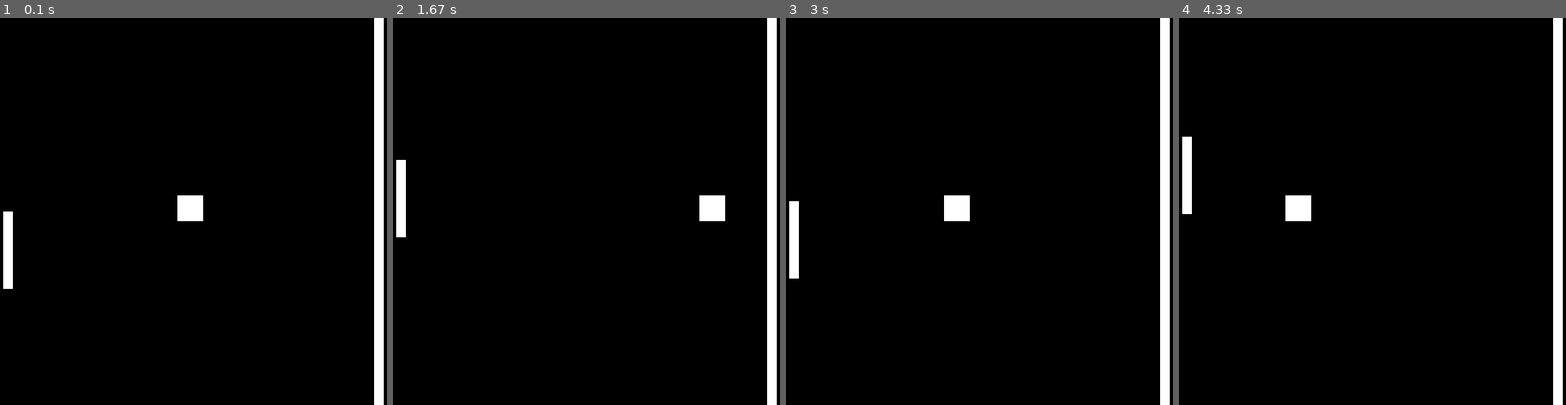
Above: before the commit, frames 1-4 (left to right).
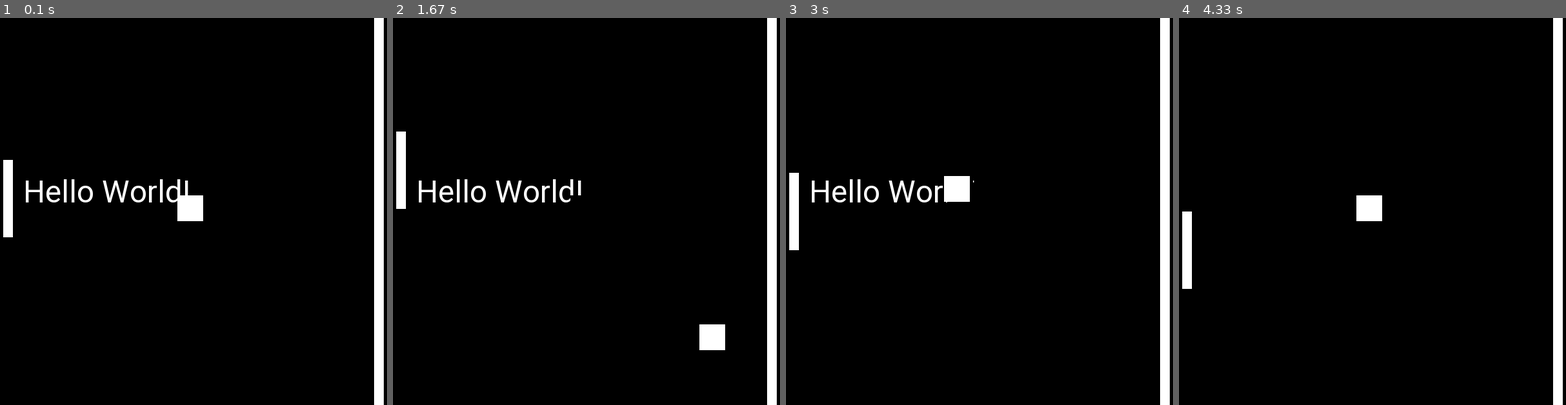
Above: after the commit, the same moments.

Repository: fenwaypowers/pyng-pong-in-pygame-
Game: pygame game, started from pyng v1.py
Same seed, same stepped clock (60 frames per second), same inputs: the game is played once before the commit and once after it.
Inputs:
- Up to frame 1 (0.1 s): no input
- Up to frame 2 (1.67 s): hold Down 0.83-1.3 s; hold Up from 1.33 s (still down)
- Up to frame 3 (3 s): release Up at 1.7 s; hold Down 1.73-2.1 s; hold Up 2.13-2.43 s; hold Down 2.47-2.77 s; hold Up from 2.8 s (still down)
- Up to frame 4 (4.33 s): release Up at 3.17 s; hold Down 3.2-3.57 s; hold Up 3.6-3.9 s

The runs differ from the first frame. In frame 1, 1.5% of the frame differs, in the area x 0-49%, y 36-70%; in frame 2, 2.1%, in the area x 0-86%, y 29-86%; in frame 3, 1.7%; in frame 4, 1.9%.

Commit message:
Update pyng v1.py

Diff:
--- a/pyng v1.py
+++ b/pyng v1.py
@@ -1,4 +1,6 @@
 import pygame, random, time
+import pygame.freetype
+
 pygame.init()
 width = 600
 height = 600
@@ -13,12 +15,21 @@
 key_input = pygame.key.get_pressed()
 clock = pygame.time.Clock()
 ball = pygame.draw.rect(screen, white, ((275,275),(40,40)))
-leftp = pygame.draw.rect(screen, white, ((5,300),(15,120)))
+leftp = pygame.draw.rect(screen, white, ((5,220),(15,120)))
 rightp = pygame.draw.rect(screen, white, ((580,0),(15,600)))
 leftp_up=False
 leftp_down=False
 direction=1
-ydirection=1
+ydirection=random.choice([1,-1])
+
+left_score=0
+right_score=0
+
+GAME_FONT = pygame.freetype.Font("Roboto-Bold.ttf", 48)
+text_surface, rect = GAME_FONT.render("Hello World!", white)
+screen.blit(text_surface, (40, 250))
+
+
 
 def movepaddle(paddle,downorup):
     increment=12.5
@@ -26,26 +37,52 @@
     newy = paddle.y+(increment*downorup)
     pygame.draw.rect(screen, black, ((paddle.x,paddle.y),(15,120)))
     pygame.display.update()
-    newpaddle = pygame.draw.rect(screen, white, ((paddle.x,newy),(15,120)))
-    if newpaddle.y > 480:
+    if newy > 490:
         newpaddle = paddle
+    else:
+        newpaddle = pygame.draw.rect(screen, white, ((paddle.x,newy),(15,120)))
     return newpaddle
 
 def ball_move(ball,leftp,rightp,direction,ydirection):
+    increment=5
 
-    if (ball.y in range(leftp.y-40,leftp.y + leftp.height+20) and ball.x == leftp.x) or (ball.y in range(rightp.y-40,rightp.y + rightp.height+20) and ball.x == (rightp.x-20)):
+    if (ball.y in range(leftp.y-40,leftp.y + leftp.height+20) and ball.x == leftp.x or ball.x > leftp.x and ball.x < (leftp.x+5)) or (ball.y in range(rightp.y-40,rightp.y + rightp.height+20) and ball.x == (rightp.x-20)):
         direction*=-1
-    newx=(ball.x)+(5*direction)
+    newx=(ball.x)+(increment*direction)
 
-    if ball.y in range(leftp.y-40,leftp.y + int((0.5*leftp.height)+20)) and ball.x == leftp.x:
-        print("up")
+    if ball.y in range(leftp.y-40,leftp.y + int((0.5*leftp.height))) and ball.x == leftp.x:
+        ydirection=-1
+    elif ball.y in range(int(1.5*(leftp.y-40)),leftp.y+leftp.height) and ball.x == leftp.x:
+        ydirection=1
 
+    if ball.y in range(rightp.y-40,rightp.y + int((0.5*rightp.height))) and ball.x == rightp.x:
+        ydirection=-1
+    elif ball.y in range(int(1.5*(rightp.y-40)),rightp.y+rightp.height) and ball.x == rightp.x:
+        ydirection=1
 
+    if ball.y == 560 or ball.y == 0:
+        ydirection*=-1
+
+    newy=ball.y+((increment)*ydirection)
 
     pygame.draw.rect(screen, black, ((ball.x,ball.y),(40,40)))
     pygame.display.update()
-    newball = pygame.draw.rect(screen, white, ((newx,ball.y),(40,40)))
+    newball = pygame.draw.rect(screen, white, ((newx,newy),(40,40)))
     return newball, direction, ydirection
+
+def gameover():
+    time.sleep(0.5)
+    screen.fill(black)
+    ball = pygame.draw.rect(screen, white, ((275,275),(40,40)))
+    leftp = pygame.draw.rect(screen, white, ((5,300),(15,120)))
+    rightp = pygame.draw.rect(screen, white, ((580,0),(15,600)))
+    leftp_up=False
+    leftp_down=False
+    direction=1
+    ydirection=1
+    time.sleep(0.5)
+
+    return ball, leftp, rightp, leftp_up, leftp_down, direction, ydirection
 
 pygame.display.update()
 
@@ -78,4 +115,10 @@
     pygame.draw.rect(screen, white, ((580,rightp.y),(15,600)))
     pygame.draw.rect(screen, white, ((leftp.x,leftp.y),(15,120)))
 
+    if ball.x < leftp.x:
+        right_score+=1
+        ball, leftp, rightp, leftp_up, leftp_down, direction, ydirection = gameover()
+    if ball.x > rightp.x:
+        ball, leftp, rightp, leftp_up, leftp_down, direction, ydirection = gameover()
+
     pygame.display.update()
